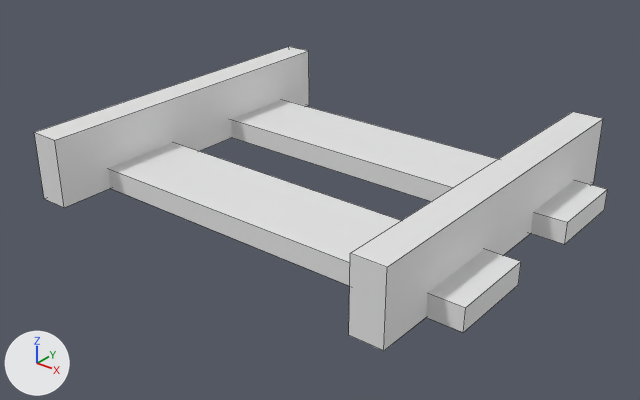
One commit to the FBX model Blender/SM_Rails.fbx: the scene before it, then after it.
Rendered twice from a 50 mm lens placed at (0.94, -1.187, 0.714), pointed at (0.015, -0.031, -0.003). The axes (+X, +Y, +Z) are drawn at lower left. The lights are the same throughout. Mesh edges are drawn as thin lines. Where no turn or scale is listed for an object, it has been applied to the vertices. Vertices at the same position are counted once.

Before the edit, the objects in view are built like this:
```python
me_mesh = bpy.data.meshes.new('Mesh')
me_mesh.from_pydata(...)  # a box spanning x -0.444..0.444, y -0.083..0.083, z 0.0..0.041; a box spanning x -0.444..0.444, y 0.248..0.413, z 0.0..0.041
me_mesh_001 = bpy.data.meshes.new('Mesh.001')
me_mesh_001.from_pydata(...)  # a box spanning x 0.322..0.382, y -0.35..0.35, z 0.0..0.132; a box spanning x -0.382..-0.322, y -0.35..0.35, z 0.0..0.132
ob_cube = bpy.data.objects.new('Cube', me_mesh)
ob_cube.location = (0.0, -0.161, 0.0)
ob_cube_003 = bpy.data.objects.new('Cube.003', me_mesh_001)
ob_cube_003.location = (0.0, 0.0, 0.0)
```
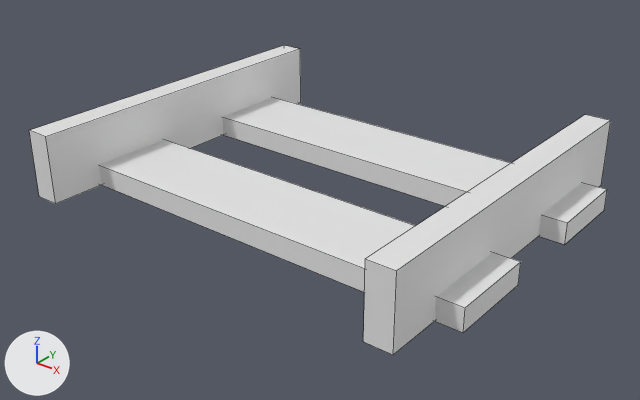
The newer file is also turned or shifted as a whole; pictures and numbers use the older file's frame.

Diff of the bpy script that builds the scene:
```diff
--- a/Blender/SM_Rails.fbx.py
+++ b/Blender/SM_Rails.fbx.py
@@ me_mesh_001 @@
 me_mesh_001.from_pydata(...)  # 16 vertices, 12 faces; spans x -0.382..0.382, y -0.35..0.35, z 0.0..0.132
 # used by ob_cube_003; location = (0.0, 0.0, 0.0)
+# me_mesh_001 part 1: the loose piece of 8 vertices spanning x 0.322..0.382, y -0.35..0.35, z 0.0..0.132 is scaled about its middle by (-0.828, -1, 1), then moved by (0.02, 0.0, 0.0)
+# me_mesh_001 part 2: the loose piece of 8 vertices spanning x -0.382..-0.322, y -0.35..0.35, z 0.0..0.132 is scaled about its middle by (-0.828, -1, 1), then moved by (-0.02, 0.0, 0.0)
```

Where the change shows, as pixel boxes (x1, y1, x2, y2) in the pictures (640 x 400 px; the box of a moved part takes in the faces that stretch with it):
'Cube.003', reshaped: before (34, 46, 603, 351); after (29, 45, 611, 355)
part 1 of me_mesh_001, moved or reshaped: before (349, 112, 603, 351); after (363, 115, 611, 355)
part 2 of me_mesh_001, moved or reshaped: before (34, 46, 309, 208); after (29, 45, 301, 204)
